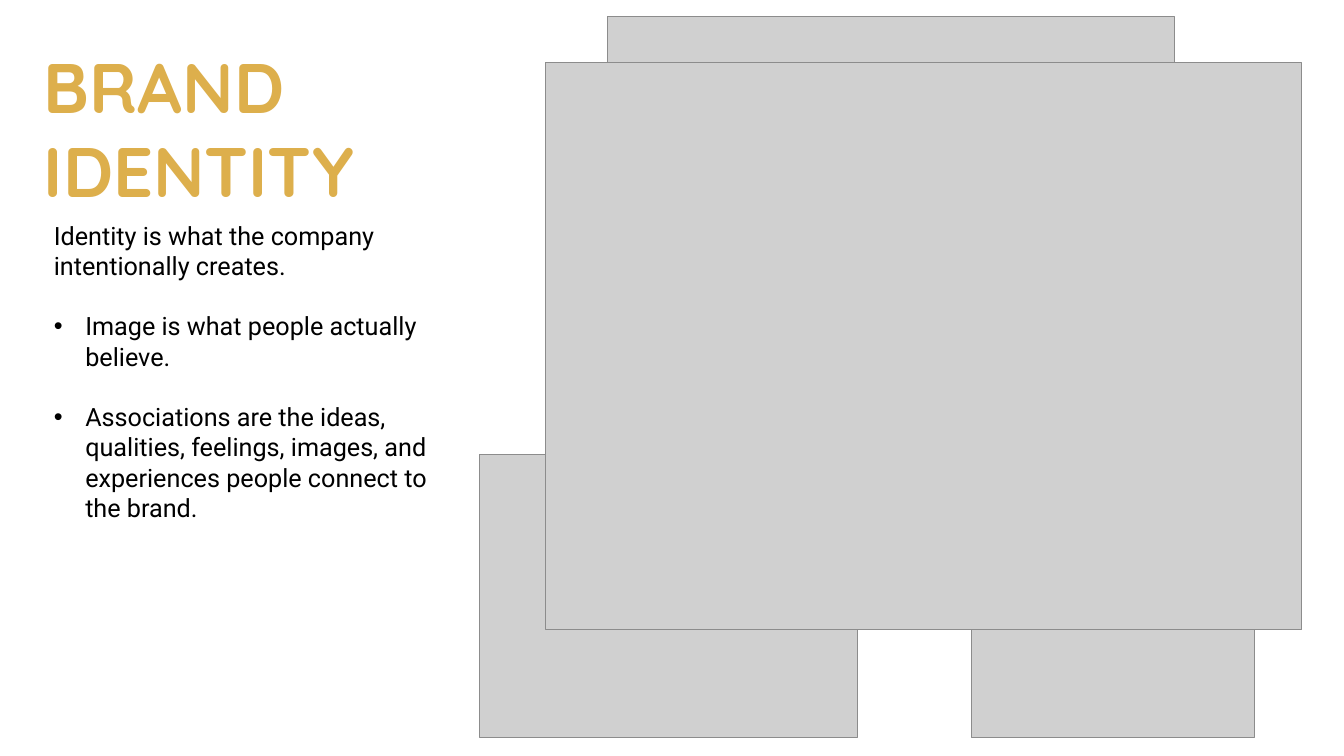
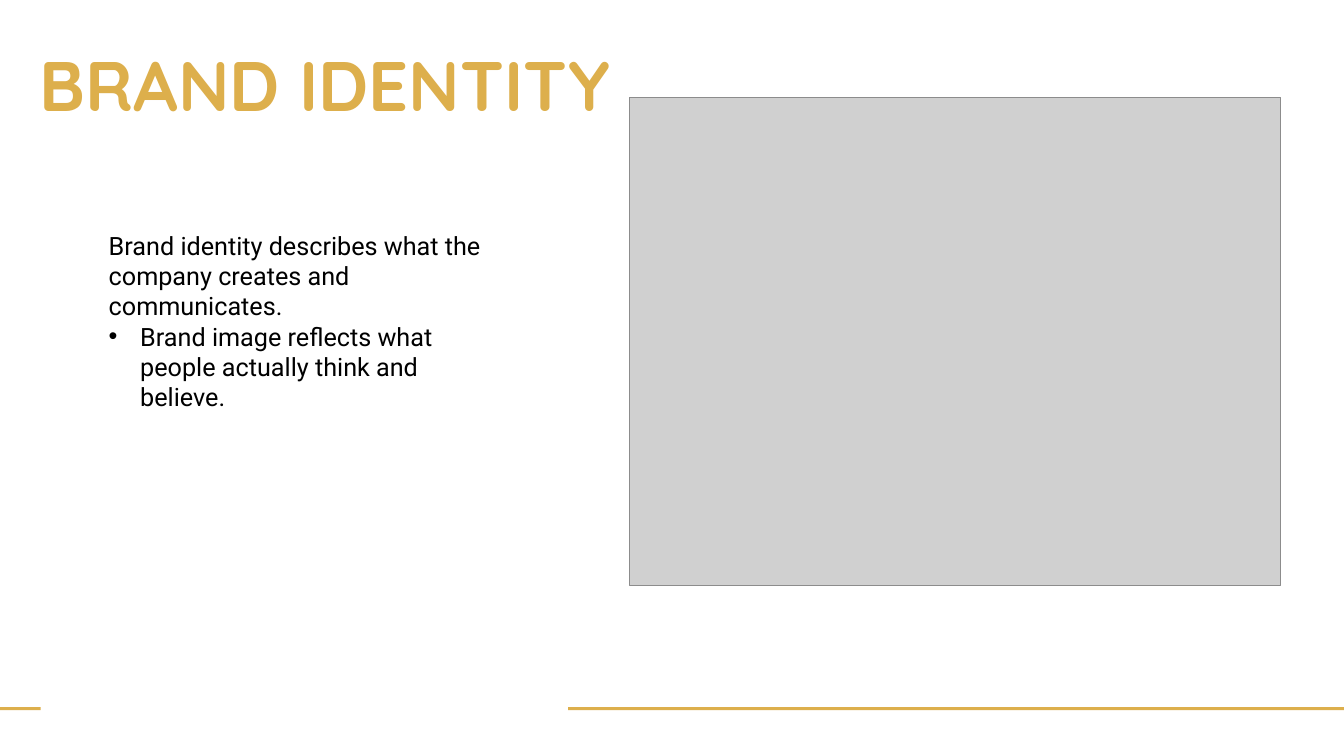
Before and after one commit to kindawilson/digitalmarketing, a slide deck: slide 11 of Week 2/The Foundation - Week 2.pptx. Drawn at 1344x756 pixels with LibreOffice and Linux fonts; fonts in the diff are those of the drawing; grey boxes stand for pictures; background and template pictures are left out. Boxes give left, top, right and bottom in pixels: in the first picture for what was removed or moved away, otherwise in the second. Text is boxed around its words. In the diff, an @@ line names an element or a change of style, - is before the commit and + after.

```diff
--- a/Week 2/The Foundation - Week 2.pptx
+++ b/Week 2/The Foundation - Week 2.pptx
@@ picture removed at (607,16,1175,442) @@
@@ text "BRAND IDENTITY" rewrapped from (44,63,354,197) to (40,61,610,112) @@
@@ picture: place and size @@
-picture at (546,63,1303,629)
+picture at (630,97,1281,585)
@@ text at (109,236,480,382): text changed @@
-Identity is what the company intentionally creates.
-• Image is what people actually believe.
-• Associations are the ideas, qualities, feelings, images, and experiences people connect to the brand.
+Brand identity describes what the company creates and communicates.
+• Brand image reflects what people actually think and believe.
@@ picture removed at (480,455,857,738) @@
@@ picture removed at (971,455,1254,738) @@
@@ line added from (0, 709) to (40, 709), #DDAF4C 2.25 pt @@
@@ line added from (569, 709) to (1344, 709), #DDAF4C 2.25 pt @@
```
Also in this commit, not shown: 14 other slides changed, 2 slides added, 2 slides removed, 1 other file.
